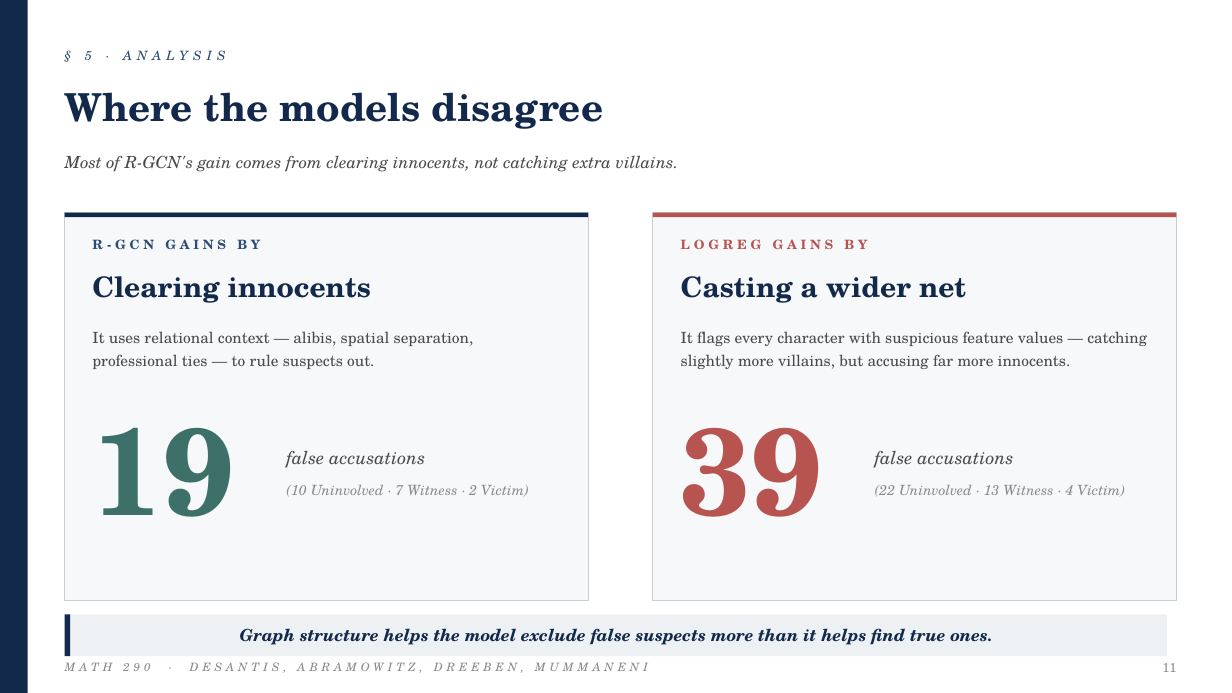
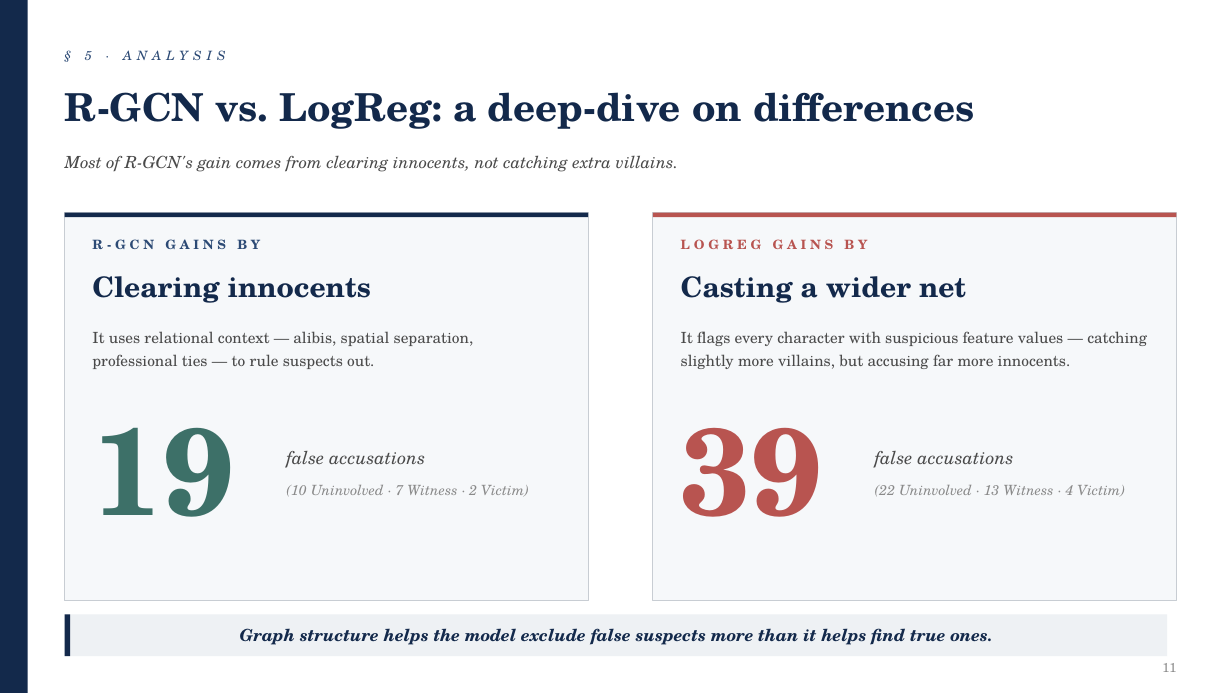
Before and after one commit to abmummaneni/290-Final-Project, a slide deck: slide 11 of RGCN_Academic_Presentation.pptx. Drawn at 1232x693 pixels with LibreOffice and Linux fonts; fonts in the diff are those of the drawing. Boxes give left, top, right and bottom in pixels: in the first picture for what was removed or moved away, otherwise in the second. Text is boxed around its words. In the diff, an @@ line names an element or a change of style, - is before the commit and + after.

```diff
--- a/RGCN_Academic_Presentation.pptx
+++ b/RGCN_Academic_Presentation.pptx
@@ text at <box>65,92,974,129</box>: text changed @@
-Where the models disagree
+R-GCN vs. LogReg: a deep-dive on differences
@@ text removed at <box>65,662,648,673</box> @@
-MATH 290 · DESANTIS, ABRAMOWITZ, DREEBEN, MUMMANENI
```
Also in this commit, not shown: 15 other slides changed, 3 slides added, 3 slides removed, 1 other file.
